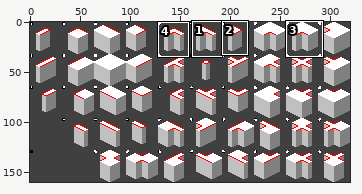
Pixel-art file: tilesets/templates/full_templates/f_thin_transparent_template.aseprite. Above, an overview of the earlier version with the close-up marked.
Close-up. Before the commit:
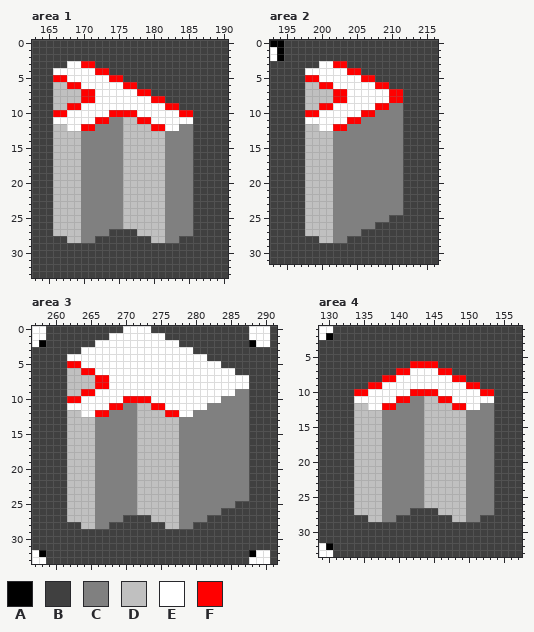
320x160 pixels, 1 frame. Shown: area 1: x 163..190, y 0..33; area 2: x 193..216, y 0..31; area 3: x 257..291, y 0..33; area 4: x 129..157, y 1..33. The commit also changed other parts of the picture, which this record leaves out.
Palette (. is transparent): A #000000  B #404040  C #808080  D #c0c0c0  E #ffffff  F #ff0000
Once edited:
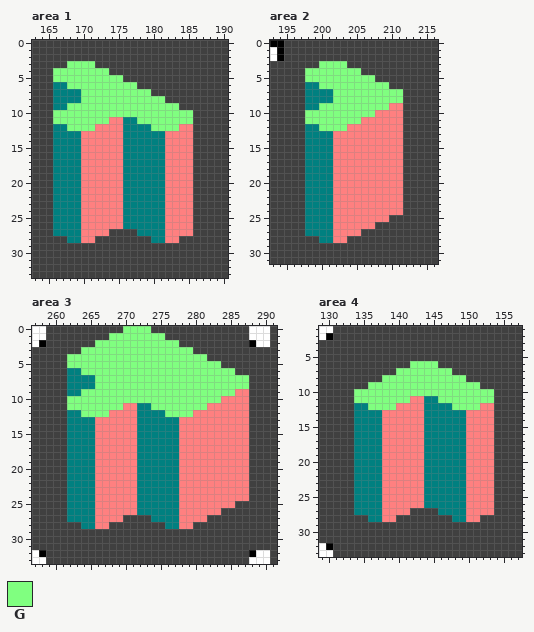
Colours new in this view: G #80ff80
From old to new:
layer "Normals" added
layer "Edges" now hidden
colour C: #808080 -> #ff8080
colour D: #c0c0c0 -> #008080
Changed rows in their new state; - is a pixel that keeps its letter.
Area 1:
first column x 166:
 3 --GGGG--------------
 4 GGGGGGGG------------
 5 GGGGGGGGGG----------
 6 --GGGGGGGGGG--------
 7 ----GGGGGGGGGG------
 8 ----GGGGGGGGGGGG----
 9 --GGGGGGGGGGGGGGGG--
10 GGGGGGGGGGGGGGGGGGGG
11 GGGGGGGG----GGGGGGGG
12 --GGGG--------GGGG--
Area 2:
first column x 198:
 3 --GGGG--------
 4 GGGGGGGG------
 5 GGGGGGGGGG----
 6 --GGGGGGGGGG--
 7 ----GGGGGGGGGG
 8 ----GGGGGGGGGG
 9 --GGGGGGGGGG--
10 GGGGGGGGGG----
11 GGGGGGGG------
12 --GGGG--------
Area 3:
first column x 262:
 0 --------GGGG--------------
 1 ------GGGGGGGG------------
 2 ----GGGGGGGGGGGG----------
 3 --GGGGGGGGGGGGGGGG--------
 4 GGGGGGGGGGGGGGGGGGGG------
 5 GGGGGGGGGGGGGGGGGGGGGG----
 6 --GGGGGGGGGGGGGGGGGGGGGG--
 7 ----GGGGGGGGGGGGGGGGGGGGGG
 8 ----GGGGGGGGGGGGGGGGGGGGGG
 9 --GGGGGGGGGGGGGGGGGGGGGG--
10 GGGGGGGGGGGGGGGGGGGGGG----
11 GGGGGGGG----GGGGGGGG------
12 --GGGG--------GGGG--------
Area 4:
first column x 134:
 6 --------GGGG--------
 7 ------GGGGGGGG------
 8 ----GGGGGGGGGGGG----
 9 --GGGGGGGGGGGGGGGG--
10 GGGGGGGGGGGGGGGGGGGG
11 GGGGGGGG----GGGGGGGG
12 --GGGG--------GGGG--
Boxes around the changes in both close-ups, in picture pixels (x1, y1, x2, y2):
changed: (53, 61, 193, 243)
changed: (305, 61, 403, 243)
changed: (67, 326, 249, 529)
changed: (354, 361, 494, 522)
